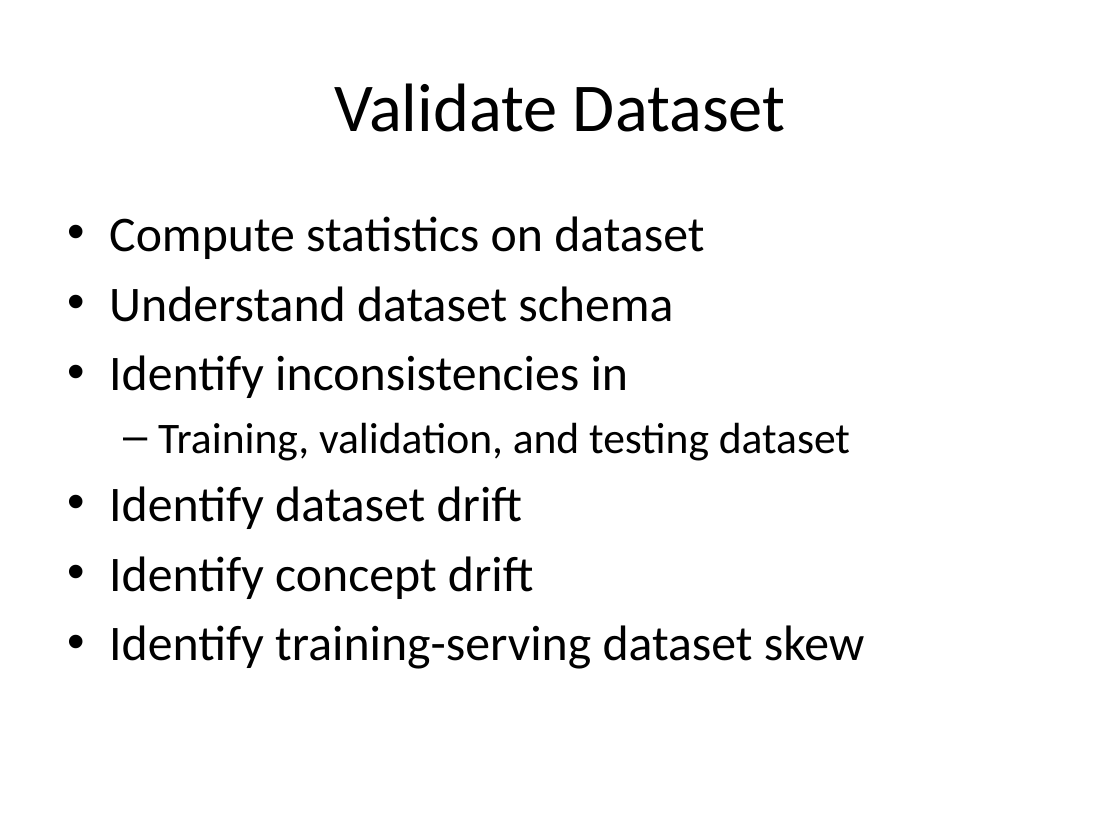
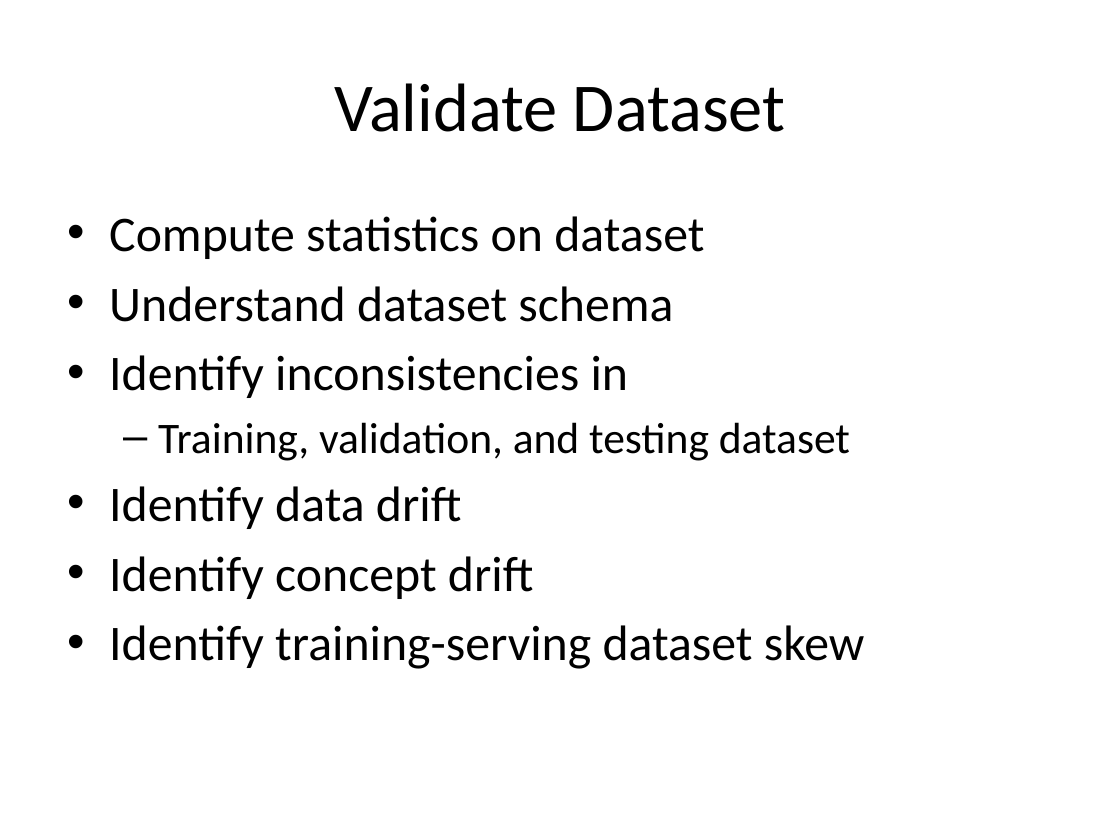
Before and after one commit to look4pritam/ArtificialIntelligence, a slide deck: slide 13 of MLLifeCycle/MachineLearningProjectLifecycle.pptx (slide 14 before the commit). Drawn at 1120x840 pixels with LibreOffice and Linux fonts; fonts in the diff are those of the drawing. Boxes give left, top, right and bottom in pixels: in the first picture for what was removed or moved away, otherwise in the second. Text is boxed around its words. In the diff, an @@ line names an element or a change of style, - is before the commit and + after.

```diff
--- a/MLLifeCycle/MachineLearningProjectLifecycle.pptx
+++ b/MLLifeCycle/MachineLearningProjectLifecycle.pptx
@@ text at [109,486,461,529]: text changed @@
-• Identify dataset drift
+• Identify data drift
```
Also in this commit, not shown: 8 other slides changed, 7 slides added, 1 slide removed.
